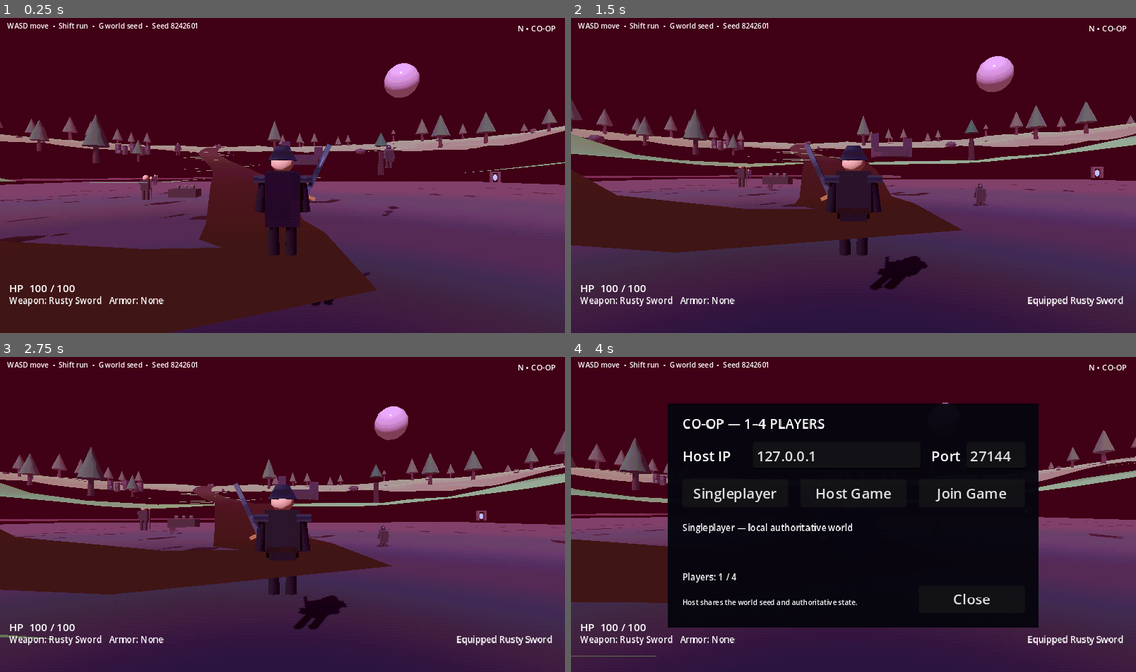
Above: before the commit, frames 1-4 (two rows, left to right).
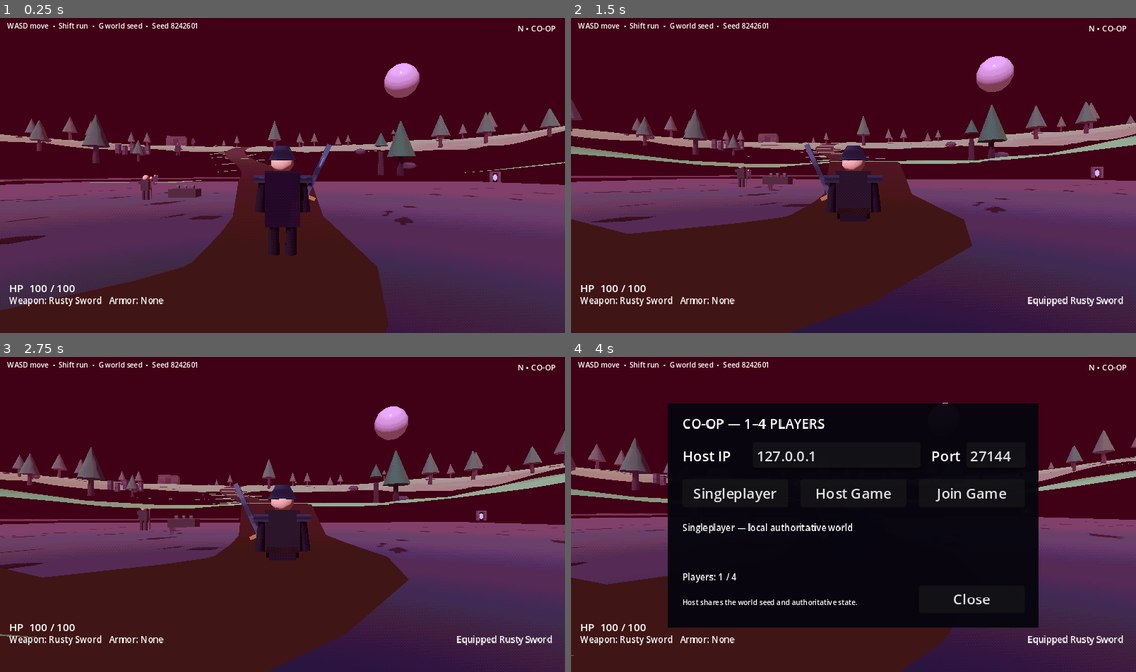
Above: after the commit, the same moments.

Repository: jasonjllind-cpu/aispel
Game: Godot game, scene res://main.tscn
Same seed, same stepped clock (60 frames per second), same inputs: the game is played once before the commit and once after it.
Inputs (mouse positions are in pixels of both pictures, inside the frame that each line leads up to):
- Up to frame 1 (0.25 s): no input
- Up to frame 2 (1.5 s): tap Enter at 0.5 s; move the mouse to (881, 172) at 0.52 s; press the mouse at (881, 172) at 0.53 s; hold W (move_forward) from 0.53 s (still down); tap Space (jump) at 0.77 s; move the mouse to (825, 175) at 1.27 s; release the mouse at (825, 175) at 1.28 s; tap R (equip_next) at 1.35 s
- Up to frame 3 (2.75 s): keep holding W (move_forward); tap Space (jump) at 1.52, 2 s; move the mouse to (293, 508) at 2.02 s; hold E (interact) from 2.03 s (still down)
- Up to frame 4 (4 s): keep holding W (move_forward); tap Enter at 2.75 s; move the mouse to (847, 517) at 2.77 s; release E (interact) at 2.78 s; tap Shift (sprint) at 2.85 s; tap Space (jump) at 3.02, 3.77 s; move the mouse to (893, 517) at 3.52 s; tap N at 3.6 s

The runs differ from the first frame. In frame 1, 11% of the frame differs, in the area x 0-100%, y 28-100%; in frame 2, 22%; in frame 3, 22%, in the area x 0-96%, y 28-100%; in frame 4, 12%.

Commit message:
Keep generated spawn terrain at its natural elevation

Diff:
--- a/scripts/world/world_generator.gd
+++ b/scripts/world/world_generator.gd
@@ -24,9 +24,11 @@
 var detail_noise := FastNoiseLite.new()
 var biome_map: RefCounted
 var profile: Dictionary = {}
+var resolved_slot_height_cache: Dictionary = {}
 
 func configure(seed_value: int) -> void:
 	world_seed = _sanitize_seed(seed_value)
+	resolved_slot_height_cache.clear()
 	var profile_rng := RandomNumberGenerator.new()
 	profile_rng.seed = generation_seed("world", "terrain_profile")
 	var style_index: int = profile_rng.randi_range(0, 3)
@@ -214,11 +216,54 @@
 		var center: Vector2 = slot.get("center", Vector2.ZERO)
 		var radius: float = max(1.0, float(slot.get("radius", 8.0)))
 		var feather: float = max(2.0, float(slot.get("feather", 6.0)))
-		var target_height: float = clamp(float(slot.get("height", 0.08)), MIN_TERRAIN_HEIGHT, 2.0)
+		var target_height: float = _resolved_slot_height(region_center, biome, slot)
 		var blend: float = _feather_blend(local.distance_to(center), radius, feather)
 		if blend > 0.0:
 			height = lerp(height, target_height, blend)
 	return clamp(height, MIN_TERRAIN_HEIGHT, MAX_TERRAIN_HEIGHT)
+
+func resolved_reserved_slot_height(region_center: Vector3, preferred_biome: String, slot: Dictionary) -> float:
+	_ensure_configured()
+	var biome: Dictionary = BIOME_CATALOG.get_biome(preferred_biome)
+	return _resolved_slot_height(region_center, biome, slot)
+
+
+func _resolved_slot_height(region_center: Vector3, biome: Dictionary, slot: Dictionary) -> float:
+	var center: Vector2 = slot.get("center", Vector2.ZERO)
+	var mode: String = str(slot.get("height_mode", "absolute"))
+	if mode != "terrain":
+		return clamp(float(slot.get("height", 0.08)), MIN_TERRAIN_HEIGHT, MAX_TERRAIN_HEIGHT)
+
+	var cache_key := "%s:%s:%.3f:%.3f:%.3f:%.3f:%.3f:%.3f" % [
+		str(profile.get("signature", world_seed)),
+		str(slot.get("id", "slot")),
+		region_center.x,
+		region_center.z,
+		center.x,
+		center.y,
+		float(biome.get("terrain_scale", 1.0)),
+		float(biome.get("elevation", 1.0))
+	]
+	if resolved_slot_height_cache.has(cache_key):
+		return float(resolved_slot_height_cache[cache_key])
+
+	# Terrain-relative slots preserve the generated world's elevation. Sampling
+	# around the whole feather edge prevents a tiny fixed-height spawn crater
+	# when a high-elevation seed is selected.
+	var radius: float = max(1.0, float(slot.get("radius", 6.0)))
+	var feather: float = max(2.0, float(slot.get("feather", 12.0)))
+	var ring_radius: float = radius + feather
+	var total_height: float = _raw_height(region_center, center, biome)
+	var sample_count: int = 1
+	for angle_index in range(8):
+		var angle: float = TAU * float(angle_index) / 8.0
+		var offset := Vector2(cos(angle), sin(angle)) * ring_radius
+		total_height += _raw_height(region_center, center + offset, biome)
+		sample_count += 1
+	var target_height: float = clamp(total_height / float(sample_count), MIN_TERRAIN_HEIGHT, MAX_TERRAIN_HEIGHT)
+	resolved_slot_height_cache[cache_key] = target_height
+	return target_height
+
 
 func _raw_height(region_center: Vector3, local: Vector2, biome: Dictionary) -> float:
 	var noise_offset: Vector2 = profile.get("noise_offset", Vector2.ZERO)
@@ -306,12 +351,12 @@
 		var side := Vector2(-direction.y, direction.x)
 		var rng := RandomNumberGenerator.new()
 		rng.seed = generation_seed(region_id, "primary_route_segment_%d" % segment_index)
-		var bend: float = rng.randf_range(-region_radius * 0.22, region_radius * 0.22)
-		var secondary: float = rng.randf_range(-region_radius * 0.07, region_radius * 0.07)
+		var bend: float = rng.randf_range(-region_radius * 0.14, region_radius * 0.14)
+		var secondary: float = rng.randf_range(-region_radius * 0.035, region_radius * 0.035)
 		# Bound the largest possible curve derivative, not only the straight-line
 		# distance. This keeps road samples close even for strongly bent seeds.
 		var forward_length: float = start.distance_to(finish)
-		var maximum_side_derivative: float = PI * abs(bend) + TAU * abs(secondary)
+		var maximum_side_derivative: float = PI * abs(bend) + 3.0 * PI * abs(secondary)
 		var maximum_curve_derivative: float = sqrt(
 			forward_length * forward_length
 			+ maximum_side_derivative * maximum_side_derivative
@@ -322,7 +367,13 @@
 				continue
 			var t: float = float(step_index) / float(steps)
 			var point: Vector2 = start.lerp(finish, t)
-			point += side * (sin(t * PI) * bend + sin(t * TAU) * secondary)
+			# Both offsets and their first derivatives are zero at every anchor.
+			# That removes the cusp at player spawn which could fold the road
+			# ribbon back over itself.
+			var edge_fade: float = sin(t * PI)
+			var bend_shape: float = edge_fade * edge_fade
+			var secondary_shape: float = sin(t * TAU) * edge_fade
+			point += side * (bend_shape * bend + secondary_shape * secondary)
 			var max_length: float = region_radius * 1.12
 			if point.length() > max_length:
 				point = point.normalized() * max_length
